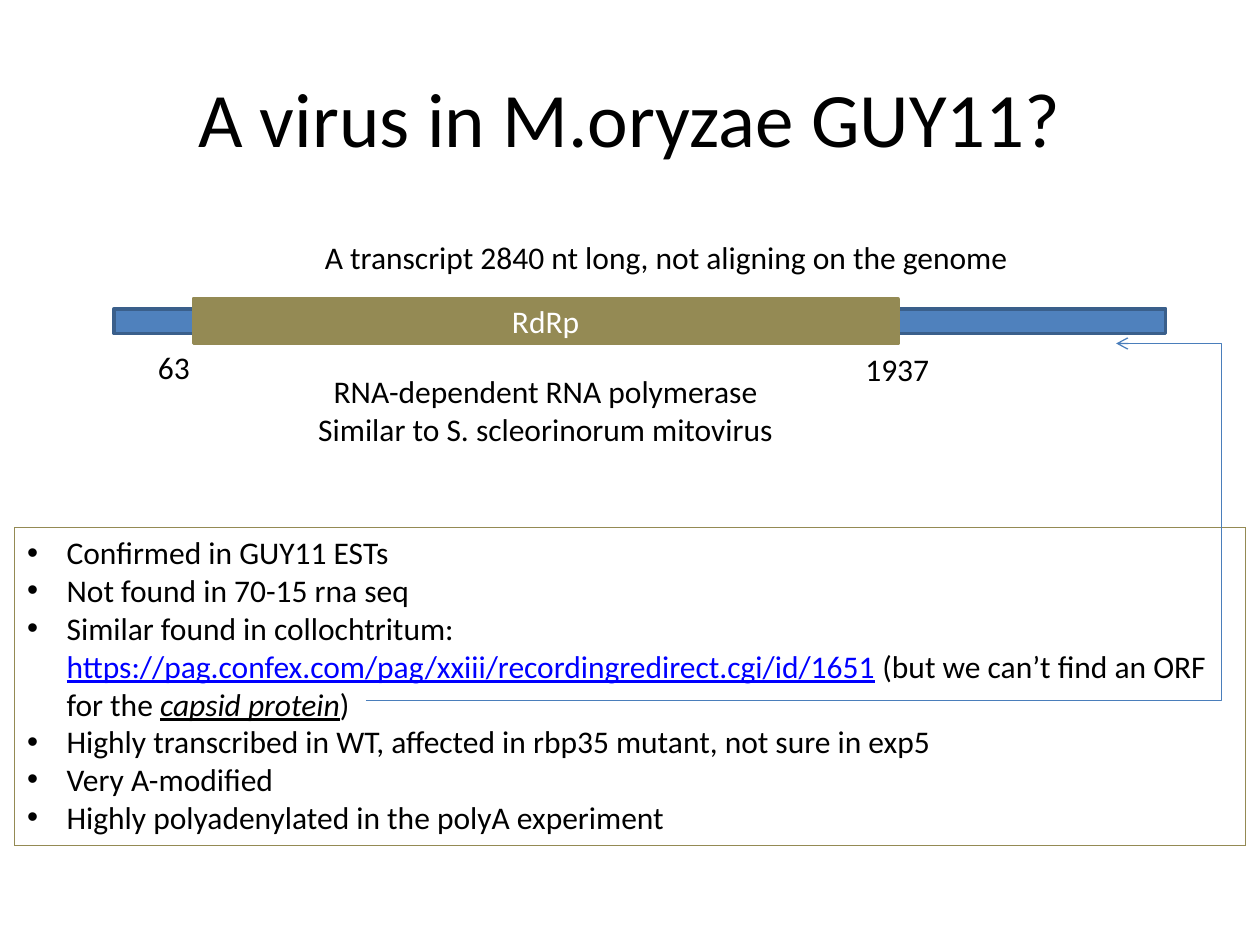
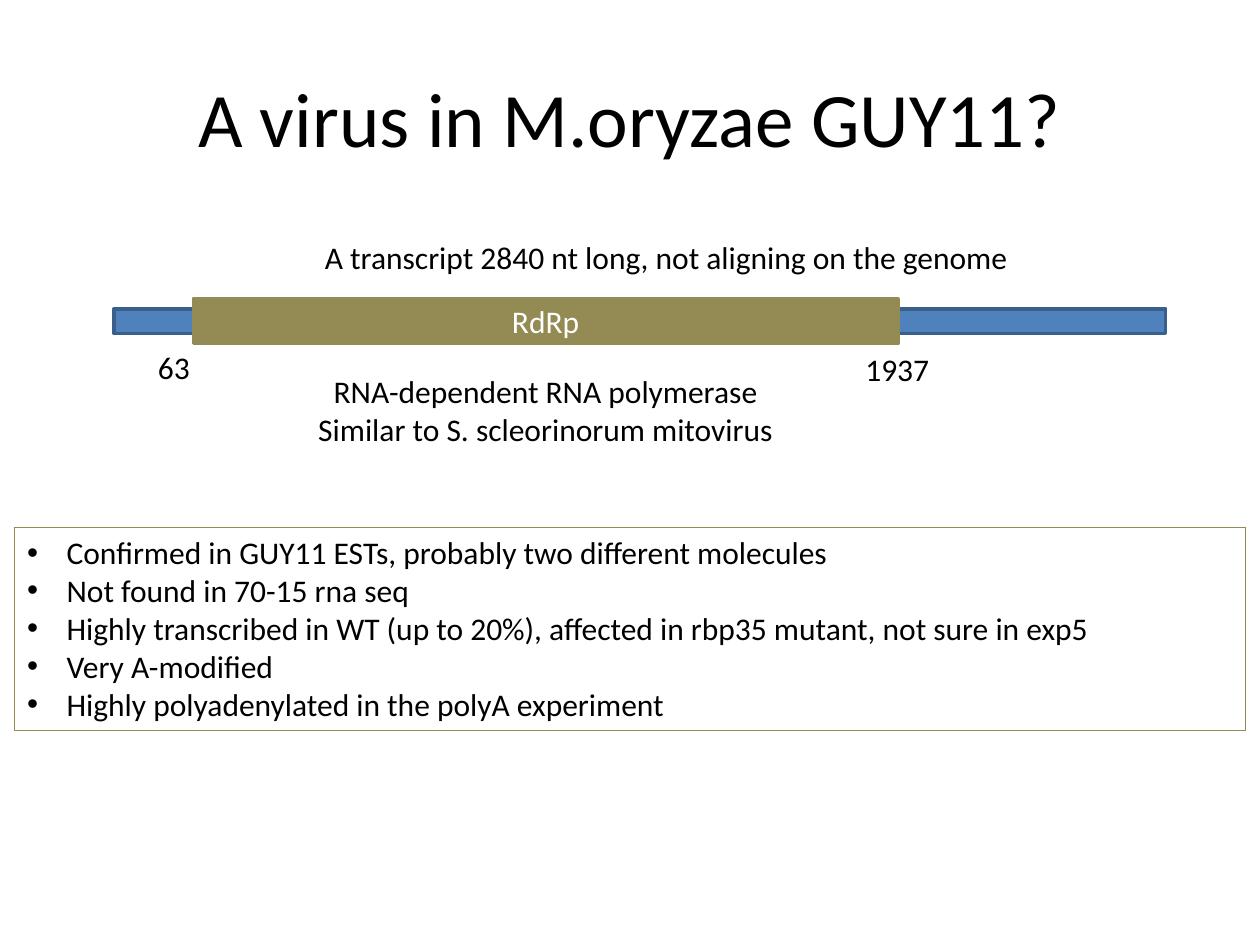
Before and after one commit to wilkinsonlab/m-oryzae-polya, a slide deck: slide 49 of doc/small/small_presentation.pptx. Drawn at 1260x945 pixels with LibreOffice and Linux fonts; fonts in the diff are those of the drawing. Boxes give left, top, right and bottom in pixels: in the first picture for what was removed or moved away, otherwise in the second. Text is boxed around its words. In the diff, an @@ line names an element or a change of style, - is before the commit and + after.

```diff
--- a/doc/small/small_presentation.pptx
+++ b/doc/small/small_presentation.pptx
@@ elbow arrow removed from (365, 701) to (1116, 344) @@
@@ rectangle "Confirmed in GUY11 ESTs, probably ...": place and size @@
-rectangle "Confirmed in GUY11 ESTs, probably ..." at box(15, 527, 1245, 844)
+rectangle "Confirmed in GUY11 ESTs, probably ..." at box(15, 527, 1245, 731)
@@ text in rectangle at box(67, 542, 827, 569): text changed @@
-• Confirmed in GUY11 ESTs
+• Confirmed in GUY11 ESTs, probably two different molecules
@@ text in rectangle at box(67, 617, 1087, 646): text changed @@
-• Similar found in collochtritum: https://pag.confex.com/pag/xxiii/recordingredirect.cgi/id/1651 (but we can’t find an ORF for the capsid protein)
-• Highly transcribed in WT, affected in rbp35 mutant, not sure in exp5
+• Highly transcribed in WT (up to 20%), affected in rbp35 mutant, not sure in exp5
```
Also in this commit, not shown: 1 slide added, 2 other files.
